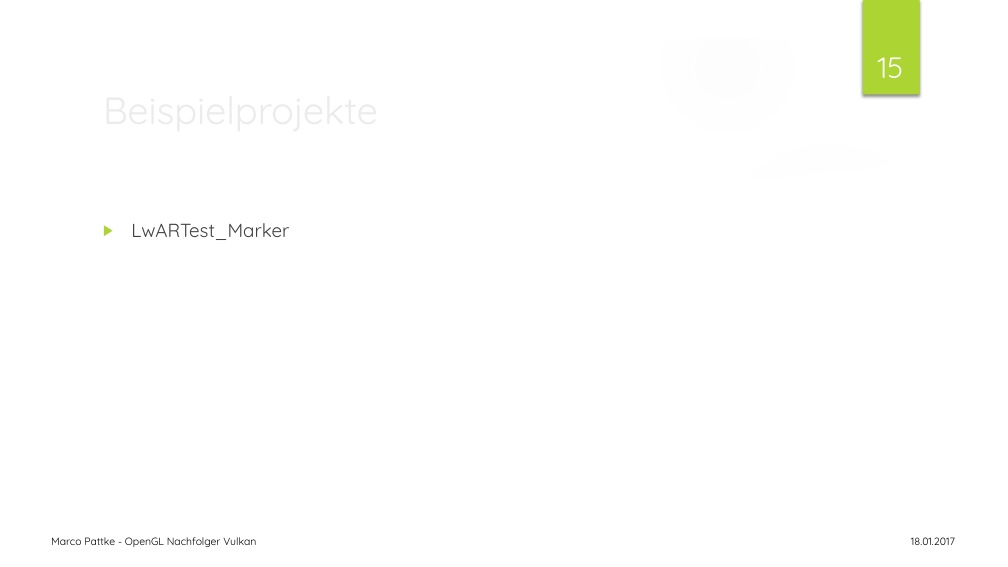
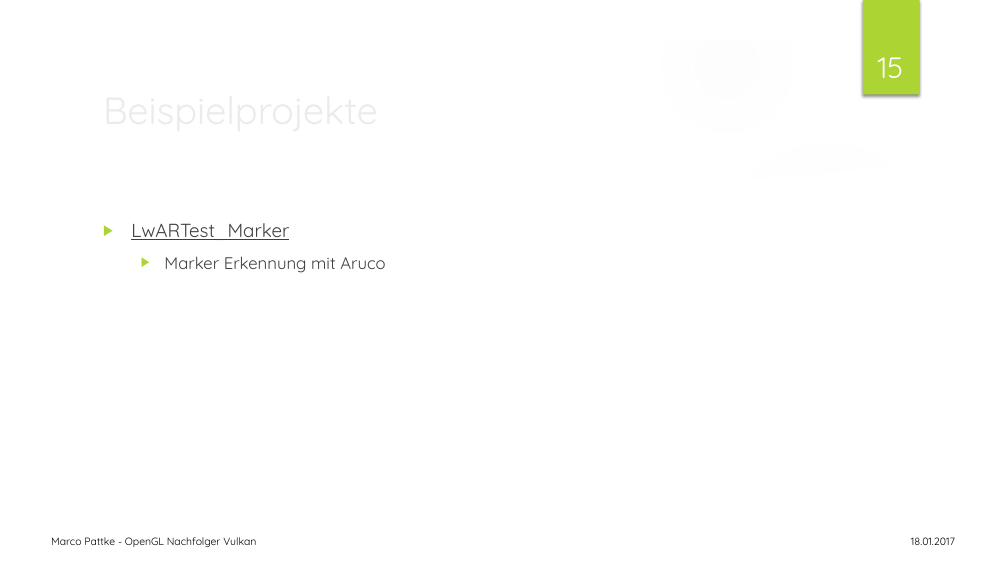
Before and after one commit to JimWest/LwAr, a slide deck: slide 15 of Docu/Präsentation_LwAR.pptx. Drawn at 1008x567 pixels with LibreOffice and Linux fonts; fonts in the diff are those of the drawing; background and template pictures are left out. Boxes give left, top, right and bottom in pixels: in the first picture for what was removed or moved away, otherwise in the second. Text is boxed around its words. In the diff, an @@ line names an element or a change of style, - is before the commit and + after.

Commit message:
removed un used aruco files

```diff
--- a/Docu/Präsentation_LwAR.pptx
+++ b/Docu/Präsentation_LwAR.pptx
@@ text at bbox=[131, 223, 289, 240]: text colour #404040 to #3F3F3F, underline on in "LwARTest_Marker" @@
@@ text at bbox=[164, 256, 385, 273]: paragraph added @@
+  ▶ Marker Erkennung mit Aruco
```
Also in this commit, not shown: 7 other slides changed, 31 other files.
